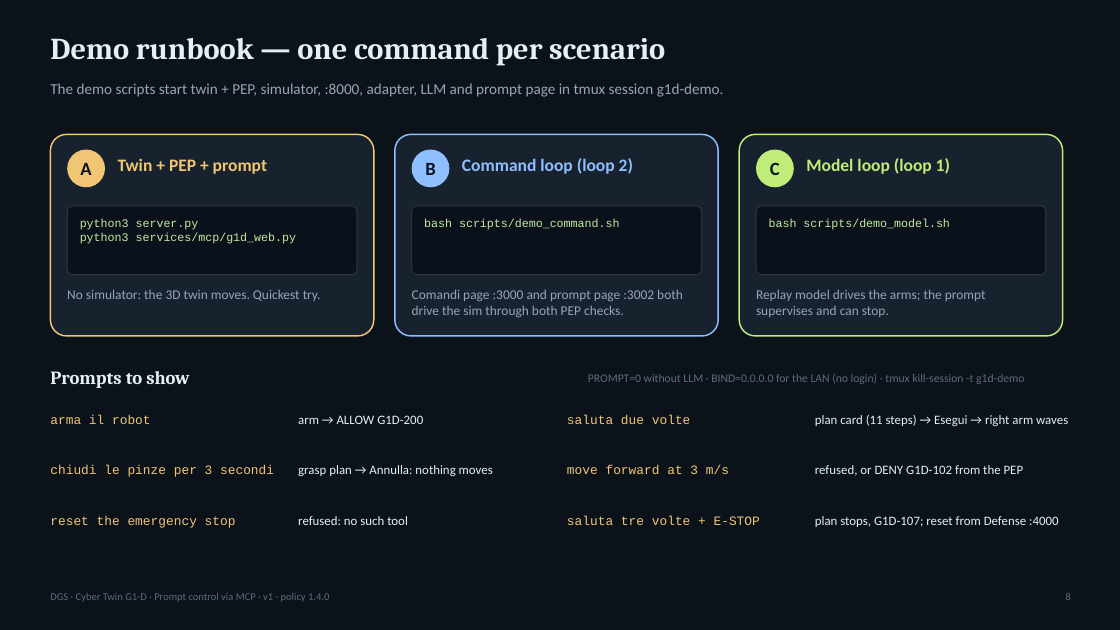
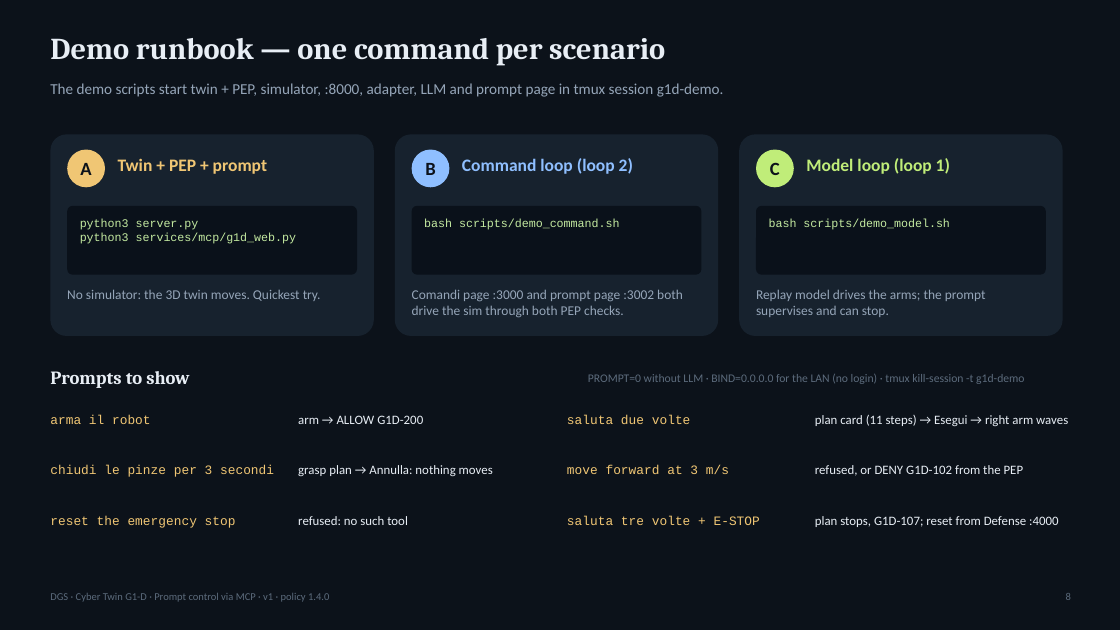
Before and after one commit to jmargni/CyberTwin-G1D, a slide deck: slide 8 of docs/DGS-G1D-prompt-loop-v1.pptx. Drawn at 1120x630 pixels with LibreOffice and Linux fonts; fonts in the diff are those of the drawing. Boxes give left, top, right and bottom in pixels: in the first picture for what was removed or moved away, otherwise in the second. Text is boxed around its words. In the diff, an @@ line names an element or a change of style, - is before the commit and + after.

```diff
--- a/docs/DGS-G1D-prompt-loop-v1.pptx
+++ b/docs/DGS-G1D-prompt-loop-v1.pptx
@@ rounded rectangle at (50,134,374,336): outline #F0C674 1.25 pt to none @@
@@ rounded rectangle at (395,134,718,336): outline #8FBFFF 1.25 pt to none @@
@@ rounded rectangle at (739,134,1063,336): outline #C0ED79 1.25 pt to none @@
@@ outline #263241 1 pt to none in 3 elements at (67,206,357,275), (412,206,702,275), (756,206,1046,275) @@
```
Also in this commit, not shown: 6 other slides changed, 2 other files.
